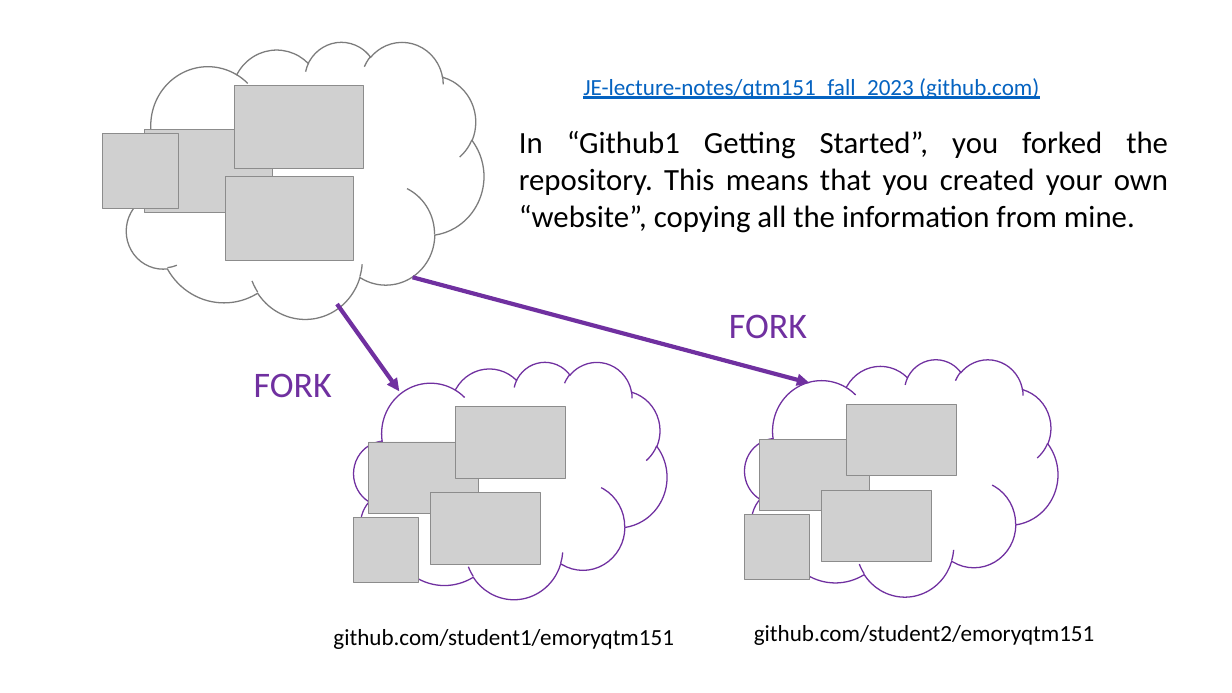
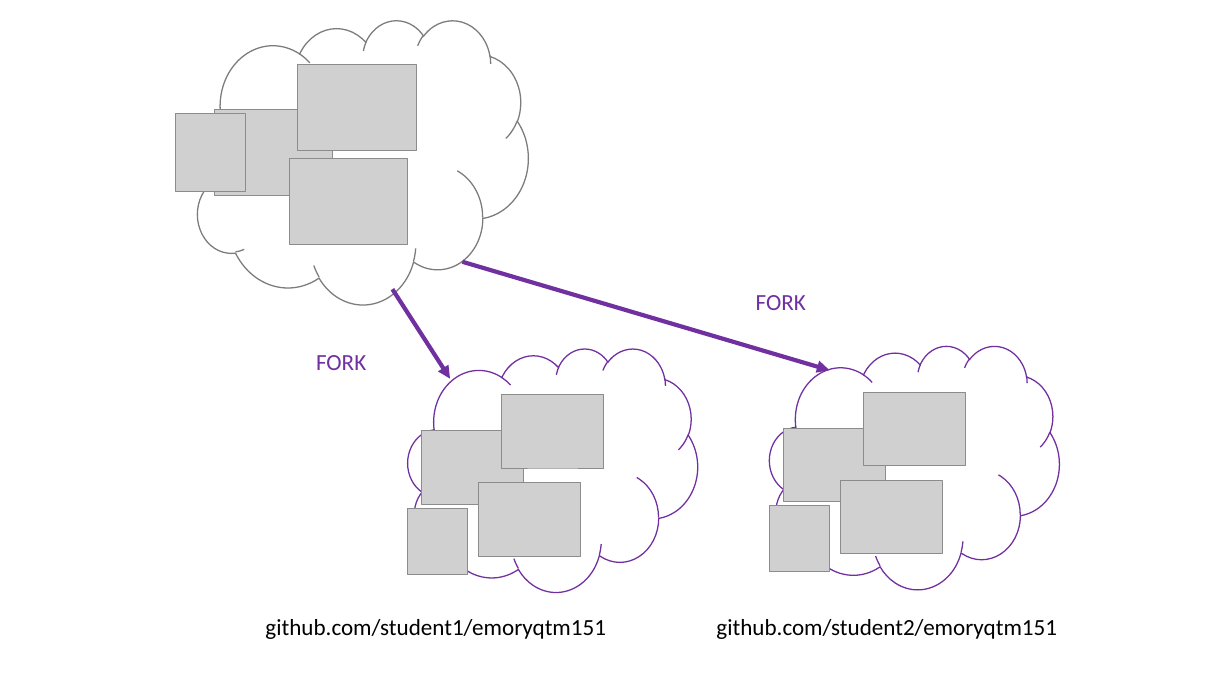
Before and after one commit to yoonpk147/qtm151_fall_2023, a slide deck: slide 6 of lecture_01/Lecture-GithubReview.pptx (slide 4 before the commit). Drawn at 1232x693 pixels with LibreOffice and Linux fonts; fonts in the diff are those of the drawing; grey boxes stand for pictures. Boxes give left, top, right and bottom in pixels: in the first picture for what was removed or moved away, otherwise in the second. Text is boxed around its words. In the diff, an @@ line names an element or a change of style, - is before the commit and + after.

Commit message:
update ppt

```diff
--- a/lecture_01/Lecture-GithubReview.pptx
+++ b/lecture_01/Lecture-GithubReview.pptx
@@ cloud: place and size @@
-cloud at box(118, 42, 484, 319)
+cloud at box(190, 20, 529, 305)
@@ picture: place and size @@
-picture at box(235, 85, 363, 168)
+picture at box(298, 65, 417, 151)
@@ text removed at box(583, 78, 1039, 99) @@
-JE-lecture-notes/qtm151_fall_2023 (github.com)
@@ picture: place and size @@
-picture at box(103, 133, 178, 209)
+picture at box(176, 114, 246, 191)
@@ picture: place and size @@
-picture at box(144, 129, 273, 213)
+picture at box(214, 110, 334, 196)
@@ text removed at box(519, 131, 1168, 233) @@
-In “Github1 Getting Started”, you forked the repository. This means that you created your own “website”, copying all the information from mine.
@@ picture: place and size @@
-picture at box(226, 177, 354, 260)
+picture at box(289, 159, 409, 245)
@@ arrow moved from (413, 277) - (810, 384) to (462, 262) - (830, 371) @@
@@ arrow moved from (337, 304) - (399, 391) to (393, 289) - (450, 379) @@
@@ text "FORK": place and size @@
-text "FORK" at box(729, 314, 807, 339)
+text "FORK" at box(756, 295, 806, 310)
@@ text "FORK" at box(756, 295, 806, 310): size 28 to 18 pt @@
@@ text "FORK" at box(316, 355, 366, 370): size 28 to 18 pt @@
@@ text "FORK": place and size @@
-text "FORK" at box(254, 373, 332, 398)
+text "FORK" at box(316, 355, 366, 370)
@@ cloud: place and size @@
-cloud at box(354, 361, 667, 599)
+cloud at box(408, 348, 698, 592)
@@ cloud: place and size @@
-cloud at box(745, 360, 1058, 597)
+cloud at box(770, 346, 1060, 589)
@@ picture: place and size @@
-picture at box(456, 407, 566, 478)
+picture at box(502, 395, 604, 468)
@@ picture: place and size @@
-picture at box(847, 405, 957, 476)
+picture at box(864, 392, 966, 465)
@@ picture: place and size @@
-picture at box(369, 442, 479, 513)
+picture at box(422, 431, 524, 504)
@@ picture: place and size @@
-picture at box(760, 440, 870, 511)
+picture at box(784, 428, 885, 501)
@@ picture: place and size @@
-picture at box(354, 518, 419, 582)
+picture at box(408, 508, 468, 575)
@@ picture: place and size @@
-picture at box(431, 493, 541, 564)
+picture at box(479, 482, 580, 555)
@@ picture: place and size @@
-picture at box(745, 515, 810, 579)
+picture at box(770, 506, 830, 572)
@@ picture: place and size @@
-picture at box(822, 490, 932, 561)
+picture at box(841, 481, 943, 554)
@@ text "github.com/student1/emoryqtm151": place and size @@
-text "github.com/student1/emoryqtm151" at box(333, 629, 674, 649)
+text "github.com/student1/emoryqtm151" at box(265, 619, 606, 639)
@@ text "github.com/student2/emoryqtm151": place and size @@
-text "github.com/student2/emoryqtm151" at box(754, 625, 1095, 645)
+text "github.com/student2/emoryqtm151" at box(716, 619, 1057, 639)
```
Also in this commit, not shown: 1 other slide changed, 6 slides added, 2 slides removed.
